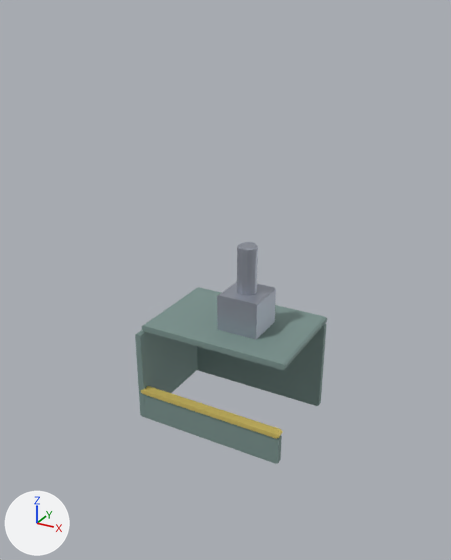
Two versions of the glTF model web/public/models/boyahane.glb, one commit apart.
Before and after are seen from a 50 mm lens placed at (7.41, -13.96, 11.22), pointed at (-0.02, -0.45, 4.47). Lighting does not change. The marker at lower left points along +X, +Y and +Z. The picture after the commit comes second. Vertices at exactly the same position are counted once.

Objects in the first picture: 'Boyahane'.
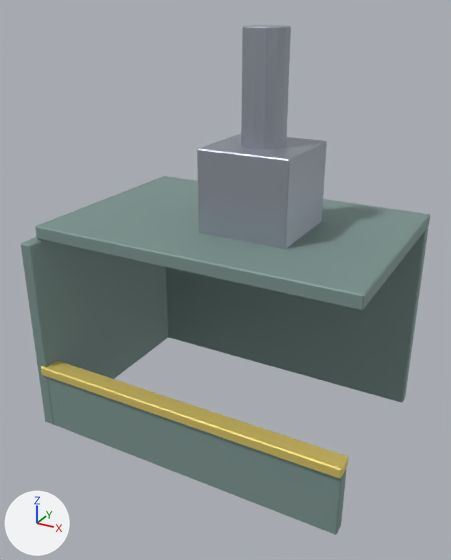
Pixel boxes [x1, y1, x2, y2] of what changed, in the pictures (451 x 560 px; the box of a moved part takes in the faces that stretch with it):
'Boyahane', reshaped, moved, rescaled (112% wider, 129% taller)
    before: [135, 242, 327, 464]
    after: [21, 25, 430, 535]
part 1 of me_cube, moved or reshaped
    before: [197, 323, 326, 406]
    after: [166, 228, 428, 403]
part 2 of me_cube, moved or reshaped
    before: [144, 395, 282, 464]
    after: [48, 377, 346, 535]
part 3 of me_cube, moved or reshaped
    before: [142, 287, 327, 370]
    after: [35, 176, 430, 311]
part 4 of me_cube, moved or reshaped
    before: [135, 330, 198, 417]
    after: [21, 237, 168, 425]
part 5 of me_cube, moved or reshaped
    before: [141, 386, 282, 438]
    after: [41, 361, 349, 479]
part 6 of me_cube, moved or reshaped
    before: [217, 282, 276, 340]
    after: [197, 134, 327, 249]
part 7 of me_cube, added
    after: [241, 25, 291, 149]
part 8 of me_cube, deleted
    before: [237, 242, 258, 296]

The change in detail:
me_cube is used by ob_boyahane; location (0.0, 1.5, 1.4); scale (2.2, 0.09, 1.4).
me_cube had 204 vertices, 380 faces and spanned x -1.0..1.0, y -34.8..1.1, z -1.0..2.9.
me_cube now has 200 vertices, 372 faces and spans x -4.6..4.4, y -3.3..3.2, z 0.0..10.8.
me_cube part 1: the loose piece of 24 vertices spanning x -1.0..1.0, y -1.0..1.0, z -1.0..1.0 is scaled about its middle by (4.47, 0.163, 2.84), then moved by (0.0, 3.0, 2.8).
me_cube part 2: the loose piece of 24 vertices spanning x -1.0..1.0, y -34.3..-32.3, z -1.0..-0.4 is scaled about its middle by (4.47, 0.163, 2.92), then moved by (0.0, 30.3, 1.5).
me_cube part 3: the loose piece of 24 vertices spanning x -1.0..1.0, y -32.2..1.1, z 1.0..1.1 is scaled about its middle by (4.47, 0.179, 3.37), then moved by (0.0, 15.8, 4.7).
me_cube part 4: the loose piece of 24 vertices spanning x -1.0, y -34.4..1.1, z -1.0..1.0 is scaled about its middle by (5.56, 0.179, 2.84), then moved by (-3.4, 16.7, 2.8).
me_cube part 5: the loose piece of 24 vertices spanning x -1.0..1.0, y -34.8..-31.9, z -0.4..-0.3 is scaled about its middle by (4.47, 0.169, 3.45), then moved by (0.0, 30.3, 2.2).
me_cube part 6: the loose piece of 24 vertices spanning x -0.1..0.5, y -23.3..-10.0, z 1.1..1.9 is scaled about its middle by (4.66, 0.178, 2.89), then moved by (0.6, 16.7, 5.5).
me_cube part 7: a new loose piece of 56 vertices spanning x 0.3..1.3, y -0.6..0.6, z 8.0..10.8, in mat_boya_baca (light grey #adb3bf).
me_cube part 8: the loose piece of 60 vertices spanning x 0.1..0.3, y -19.7..-13.6, z 1.9..2.9 is deleted.
Object 'Boyahane' (ob_boyahane) is rescaled from (2.2, 0.09, 1.4) to (1.0, 1.0, 1.0).
Object 'Boyahane' (ob_boyahane) moves from (0.0, 1.5, 1.4) to (0.0, 0.0, 0.0).
